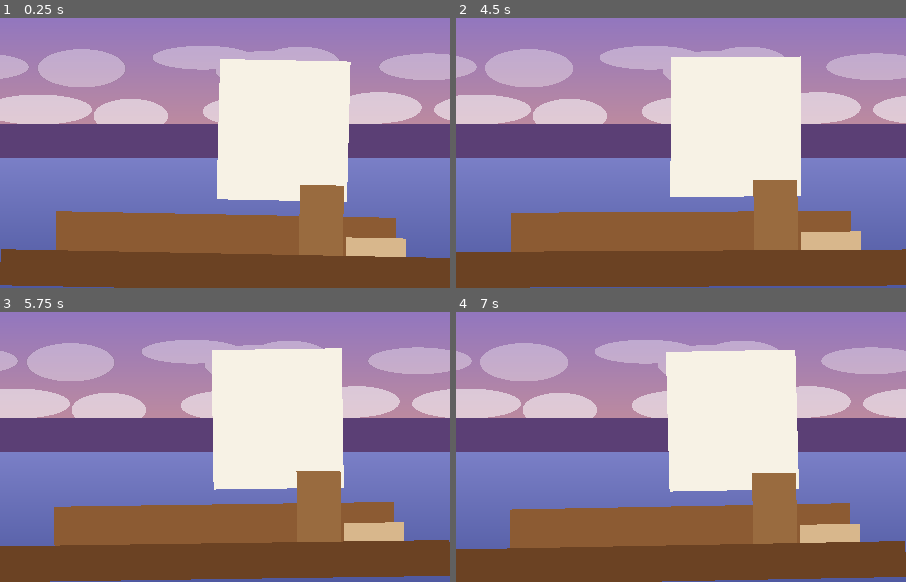
Above: before the commit, frames 1-4 (two rows, left to right).
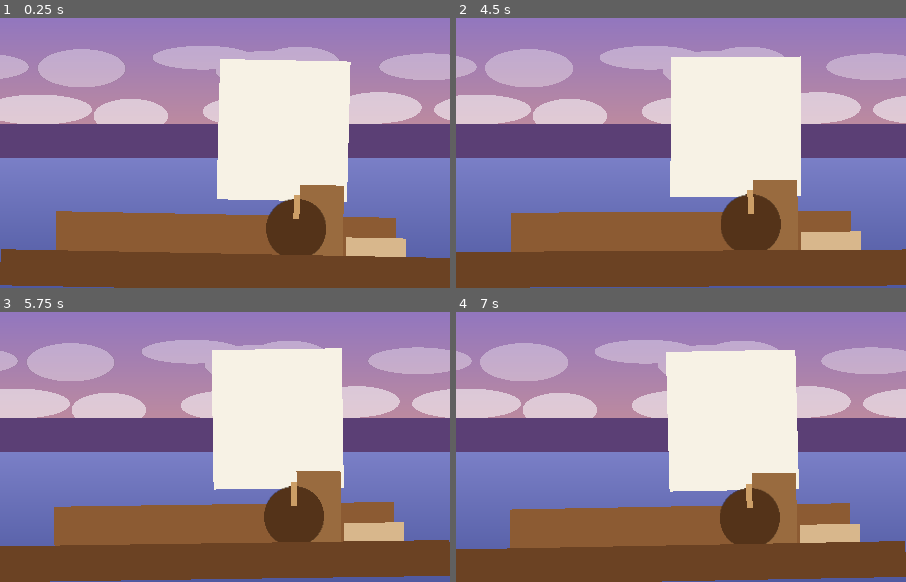
Above: after the commit, the same moments.

Repository: sscori-stack/sscori
Game: Godot game, scene res://scenes/main.tscn
The game is run twice, just before and just after one commit, with the same random seed, the same clock (stepped at 60 frames per second) and the same inputs.
Inputs (mouse positions are in pixels of both pictures, inside the frame that each line leads up to):
- Up to frame 1 (0.25 s): no input
- Up to frame 2 (4.5 s): tap Enter at 0.5 s; move the mouse to (780, 134) at 0.52 s; click (780, 134) at 0.67 s; drag from (591, 161) to (658, 204) at 1.27 s; move the mouse to (726, 85) at 2.02 s; click (726, 85) at 2.17 s; drag from (658, 204) to (546, 107) at 2.77 s; move the mouse to (816, 190) at 3.52 s; click (816, 190) at 3.67 s; drag from (546, 107) to (613, 77) at 4.27 s
- Up to frame 3 (5.75 s): move the mouse to (247, 441) at 5.02 s; click (247, 441) at 5.17 s
- Up to frame 4 (7 s): drag from (613, 371) to (591, 455) at 5.77 s; move the mouse to (780, 428) at 6.52 s; click (780, 428) at 6.67 s

The runs differ from the first frame. In frame 1, 2.3% of the frame differs, in the area x 59-73%, y 65-88%; in frame 2, 2.3%; in frame 3, 2.3%; in frame 4, 2.3%.

Commit message:
sailing-companion: 3단계 - 조타 휠 드래그, 패럴랙스 연결, 오토파일럿
- Wheel(Area2D): 좌클릭 드래그로 마우스 각도만큼 회전(±90°), 놓으면 2.5초 지수 감쇠로 복귀,
  heading_changed 시그널로 -1~1 값 전달
- Main: 휠 heading 을 레이어 패럴랙스(Horizon/Sea/Clouds)에 공급, 20초 무입력 시 오토파일럿
  (heading 을 등대 방향으로 천천히 유지, Horizon 은 분 단위로 미세 확대·상한 유지)

Co-Authored-By: Claude Fable 5.1 <noreply@anthropic.com>
Claude-Session: https://claude.ai/code/session_01JyYEMB3CxvucBmerwAjVBW

Diff:
--- a/sailing-companion/scenes/main.tscn
+++ b/sailing-companion/scenes/main.tscn
@@ -8,6 +8,10 @@
 [ext_resource type="Script" path="res://scripts/boat/boat.gd" id="6_boat"]
 [ext_resource type="Script" path="res://scripts/boat/sail.gd" id="7_sail"]
 [ext_resource type="Script" path="res://scripts/boat/breather.gd" id="8_breather"]
+[ext_resource type="Script" path="res://scripts/boat/wheel.gd" id="9_wheel"]
+
+[sub_resource type="CircleShape2D" id="CircleShape2D_wheel"]
+radius = 32.0
 
 [node name="Main" type="Node2D"]
 script = ExtResource("1_main")
@@ -102,6 +106,28 @@
 placeholder_color = Color(0.6, 0.42, 0.25, 1)
 pivot_normalized = Vector2(0.5, 1)
 
+[node name="Wheel" type="Area2D" parent="Boat" groups=["wheel"]]
+position = Vector2(70, -62)
+script = ExtResource("9_wheel")
+
+[node name="CollisionShape2D" type="CollisionShape2D" parent="Boat/Wheel"]
+shape = SubResource("CircleShape2D_wheel")
+
+[node name="WheelSprite" type="Sprite2D" parent="Boat/Wheel"]
+script = ExtResource("2_placeholder")
+texture_path = "res://assets/art/wheel.png"
+placeholder_size = Vector2i(60, 60)
+placeholder_color = Color(0.33, 0.2, 0.1, 1)
+placeholder_shape = 1
+pivot_normalized = Vector2(0.5, 0.5)
+
+[node name="WheelSpoke" type="Sprite2D" parent="Boat/Wheel"]
+position = Vector2(0, -22)
+script = ExtResource("2_placeholder")
+placeholder_size = Vector2i(6, 24)
+placeholder_color = Color(0.8, 0.62, 0.4, 1)
+pivot_normalized = Vector2(0.5, 0.5)
+
 [node name="Cockpit" type="Sprite2D" parent="Boat"]
 script = ExtResource("2_placeholder")
 texture_path = "res://assets/art/cockpit.png"
--- /dev/null
+++ b/sailing-companion/scripts/boat/wheel.gd
@@ -0,0 +1,59 @@
+extends Area2D
+## 조타 휠. 휠 위에서 좌클릭 드래그하면 마우스 각도 변화만큼 회전(±max_angle_deg).
+## 손을 떼면 return_time 에 걸쳐 0 으로 복귀. heading(-1~1)을 시그널로 알린다.
+
+signal heading_changed(heading: float)
+
+@export var max_angle_deg: float = 90.0
+## 복귀에 걸리는 대략적인 시간(초).
+@export var return_time: float = 2.5
+
+var is_dragging: bool = false
+
+var _angle: float = 0.0
+var _last_mouse_angle: float = 0.0
+var _last_emitted: float = INF
+
+
+func _ready() -> void:
+	add_to_group("wheel")
+	input_pickable = true
+	input_event.connect(_on_input_event)
+
+
+func _on_input_event(_viewport: Node, event: InputEvent, _shape_idx: int) -> void:
+	if event is InputEventMouseButton and event.button_index == MOUSE_BUTTON_LEFT and event.pressed:
+		is_dragging = true
+		_last_mouse_angle = _mouse_angle()
+		get_viewport().set_input_as_handled()
+
+
+## 드래그 중의 이동/놓음은 휠 영역 밖에서도 처리해야 하므로 _input 에서 받는다.
+func _input(event: InputEvent) -> void:
+	if not is_dragging:
+		return
+	if event is InputEventMouseMotion:
+		var now := _mouse_angle()
+		_angle = clampf(_angle + wrapf(now - _last_mouse_angle, -PI, PI), -deg_to_rad(max_angle_deg), deg_to_rad(max_angle_deg))
+		_last_mouse_angle = now
+		get_viewport().set_input_as_handled()
+	elif event is InputEventMouseButton and event.button_index == MOUSE_BUTTON_LEFT and not event.pressed:
+		is_dragging = false
+
+
+## 전역 좌표 기준 각도. 차이만 쓰므로 배/휠의 회전과 무관하다.
+func _mouse_angle() -> float:
+	return (get_global_mouse_position() - global_position).angle()
+
+
+func _process(delta: float) -> void:
+	if not is_dragging and _angle != 0.0:
+		# return_time 안에 사실상 0 에 수렴하는 지수 감쇠 lerp
+		_angle = lerpf(_angle, 0.0, minf(1.0, delta * 4.0 / maxf(return_time, 0.01)))
+		if absf(_angle) < 0.0005:
+			_angle = 0.0
+	rotation = _angle
+	var heading := _angle / deg_to_rad(max_angle_deg)
+	if heading != _last_emitted:
+		_last_emitted = heading
+		heading_changed.emit(heading)
--- a/sailing-companion/scripts/main.gd
+++ b/sailing-companion/scripts/main.gd
@@ -8,6 +8,8 @@
 const FPS_ACTIVE := 30
 const FPS_IDLE := 15
 const AUTOPILOT_IDLE_SECONDS := 20.0
+## 오토파일럿 중 heading 이 0 으로 되돌아가는 속도(초당 비율).
+const AUTOPILOT_RETURN_RATE := 0.15
 
 ## 다른 노드가 참조할 수 있는 단일 인스턴스 (씬은 하나뿐이다).
 static var instance: SailingMain
@@ -21,6 +23,9 @@
 ## 입력 없이 AUTOPILOT_IDLE_SECONDS 이상 지나면 true.
 var autopilot_active: bool = false
 
+var _wheel_heading: float = 0.0
+var _wheel_dragging: bool = false
+
 var _dragging_window := false
 var _drag_offset := Vector2i.ZERO
 var _app_focused := true
@@ -32,6 +37,8 @@
 	OS.low_processor_usage_mode = true
 	_setup_window()
 	_update_fps()
+	for wheel in get_tree().get_nodes_in_group("wheel"):
+		wheel.heading_changed.connect(_on_wheel_heading_changed.bind(wheel))
 
 
 func _exit_tree() -> void:
@@ -108,6 +115,16 @@
 	time_elapsed += delta
 	idle_seconds += delta
 	autopilot_active = idle_seconds >= AUTOPILOT_IDLE_SECONDS
+	if autopilot_active and not _wheel_dragging:
+		# 휠은 이미 스스로 복귀하지만, 오토파일럿은 등대 방향(0)을 아주 천천히 유지한다.
+		heading = lerpf(heading, 0.0, minf(1.0, delta * AUTOPILOT_RETURN_RATE))
+	else:
+		heading = _wheel_heading
+
+
+func _on_wheel_heading_changed(value: float, wheel: Node) -> void:
+	_wheel_heading = value
+	_wheel_dragging = wheel.is_dragging
 
 
 # ---------------------------------------------------------------- FPS / 포커스
Not shown: 1 places in sailing-companion/scenes/main.tscn that only renumber resources
